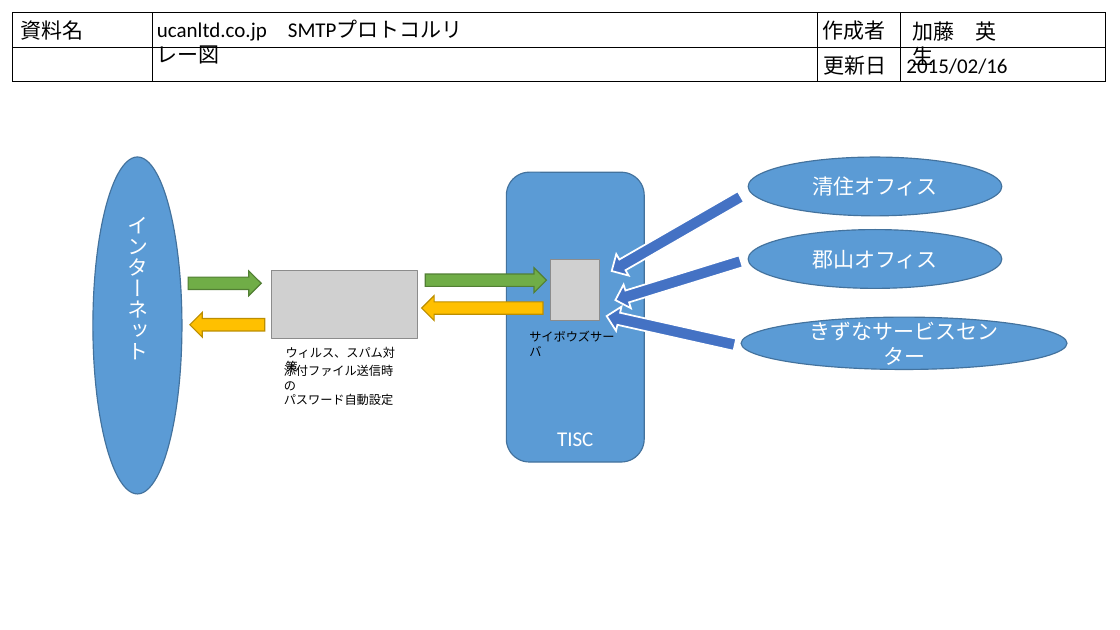
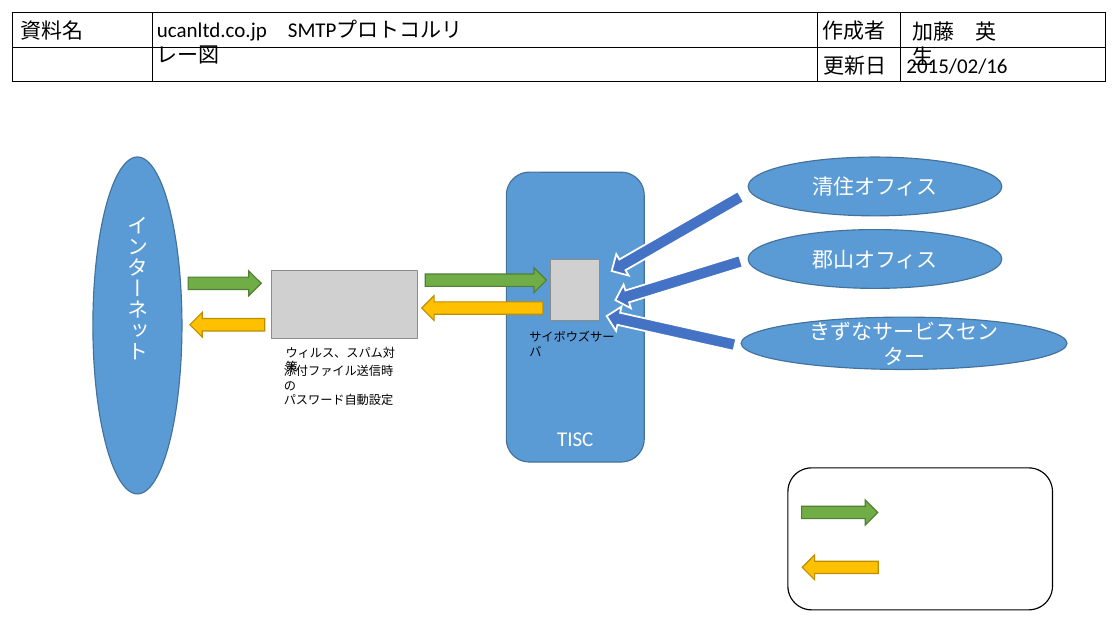
Before and after one commit to hkato77/ucan-system, a slide deck: slide 1 of 【プロトコルリレー図】SMTP(ucan-ltd.co.jp).pptx. Drawn at 1120x630 pixels with LibreOffice and Linux fonts; fonts in the diff are those of the drawing; grey boxes stand for pictures. Boxes give left, top, right and bottom in pixels: in the first picture for what was removed or moved away, otherwise in the second. Text is boxed around its words. In the diff, an @@ line names an element or a change of style, - is before the commit and + after.

Commit message:
凡例追加

```diff
--- a/【プロトコルリレー図】SMTP(ucan-ltd.co.jp).pptx
+++ b/【プロトコルリレー図】SMTP(ucan-ltd.co.jp).pptx
@@ rounded rectangle added at (788,468,1053,610), outline #000000 1 pt @@
@@ right arrow added at (802,500,878,524), fill #70AD47, outline #538035 1 pt @@
@@ right arrow added at (802,555,879,580), fill #FFC000, outline #BD8E00 1 pt @@
```
